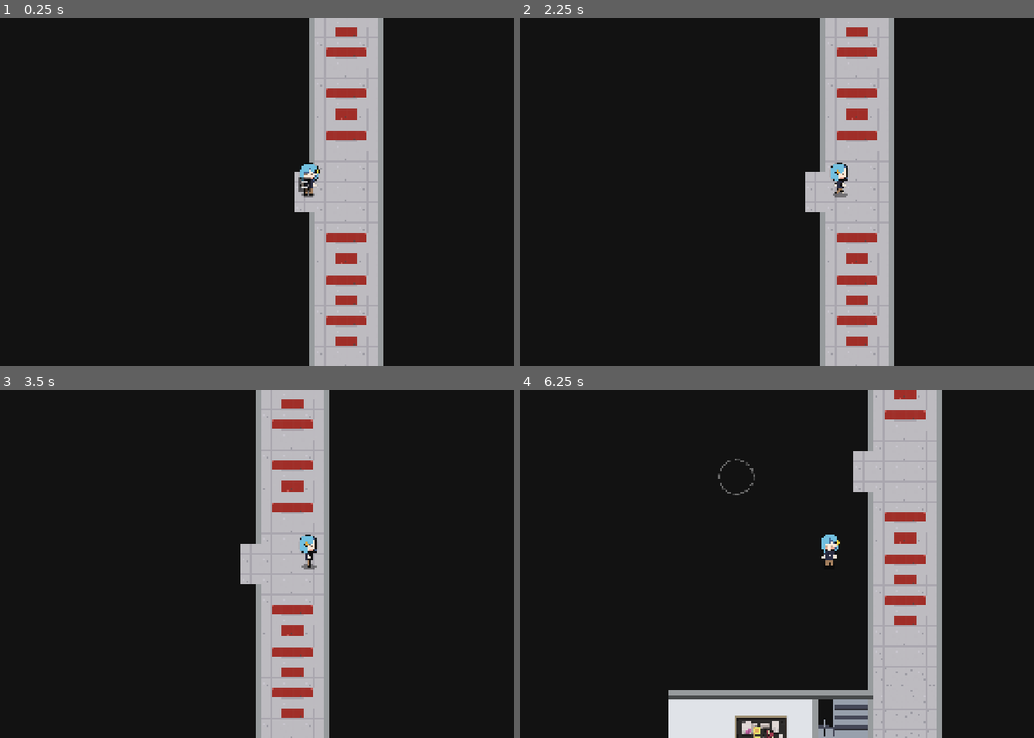
Above: before the commit, frames 1-4 (two rows, left to right).
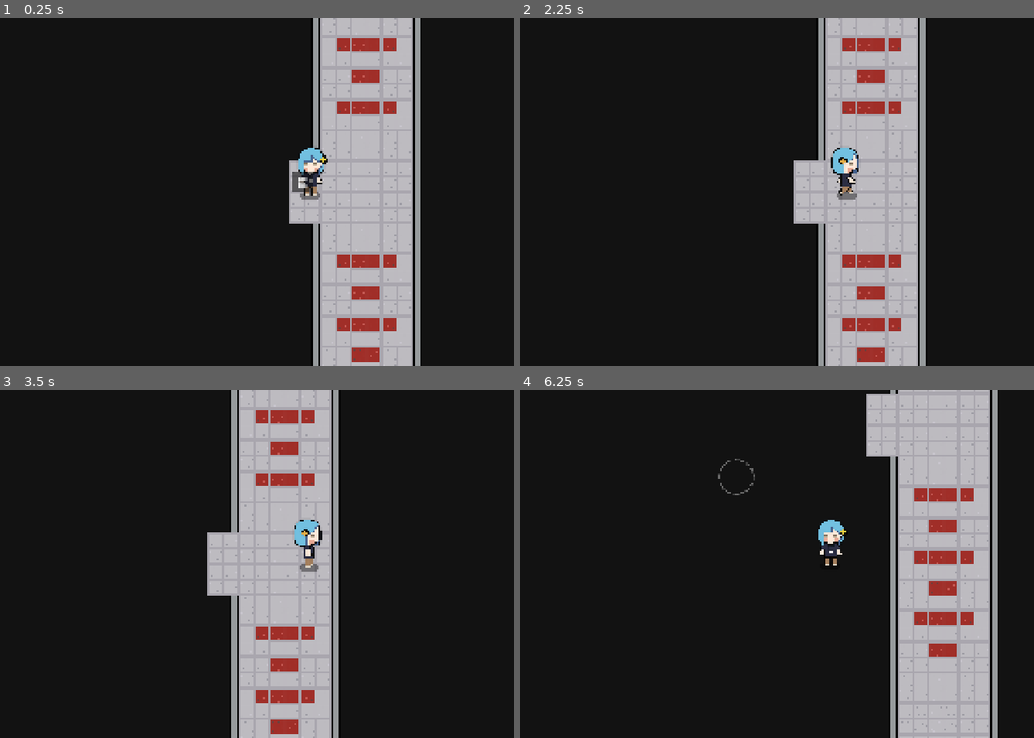
Above: after the commit, the same moments.

Repository: pnadda-boop/Game-smo
Game: Godot game, scene res://level1.tscn
The game is run twice, just before and just after one commit, with the same random seed, the same clock (stepped at 60 frames per second) and the same inputs. This scene is started directly instead of the project's main scene. Sound files missing from this copy of the repository are replaced by a short silence.
Inputs (mouse positions are in pixels of both pictures, inside the frame that each line leads up to):
- Up to frame 1 (0.25 s): no input
- Up to frame 2 (2.25 s): move the mouse to (967, 174) at 0.52 s; hold Right (right) 0.53-1.25 s; hold E (interact) 0.53-1.25 s; click (967, 174) at 0.67 s; drag from (705, 209) to (797, 261) at 1.27 s; move the mouse to (890, 115) at 2.02 s; hold Right (right) from 2.03 s (still down); hold E (interact) from 2.03 s (still down)
- Up to frame 3 (3.5 s): release Right (right) at 2.75 s; release E (interact) at 2.75 s; drag from (277, 633) to (123, 511) at 2.77 s
- Up to frame 4 (6.25 s): tap Enter at 3.5 s; move the mouse to (1013, 616) at 3.52 s; hold Left (left) 3.53-4.25 s; hold E (interact) 3.53-4.25 s; drag from (643, 511) to (843, 564) at 4.27 s; move the mouse to (859, 564) at 5.02 s; hold S (down) 5.03-5.75 s; hold E (interact) 5.03-5.75 s; click (859, 564) at 5.17 s; drag from (735, 477) to (705, 581) at 5.77 s

The runs differ from the first frame. In frame 1, 12% of the frame differs, in the area x 56-82%, y 0-100%; in frame 2, 12%; in frame 3, 12%; in frame 4, 24%, in the area x 28-93%, y 0-100%.

Commit message:
fix: หาโหนดด้วย find_child() แทน $path + spawn ปล่อยช่องว่างได้
ซีนชั้น 2 ถูกจัดกลุ่มใหม่บ่อย (ห่อ AllLevel2 -> ห่อ WorldObjects) ทุกครั้งที่ห่อเพิ่ม
path แบบ $ชื่อโหนด และ $"../ชื่อโหนด" พังเงียบ ๆ ทั้งหมด — --import จับไม่ได้
เพราะเป็นการค้นตอนรัน ไม่ใช่ตอนคอมไพล์ (พังพร้อมกัน 6 path)

stair.gd ต้องค้นจาก owner ไม่ใช่จากตัวเอง — StairMenu เป็นลูกของรากเสมอ
แต่ Stair อยู่ลึกไม่เท่ากันในแต่ละฉาก (level1/level_3 อยู่ที่ราก · level_2 อยู่ใต้
WorldObjects) · อาการตอนพัง: กด E ที่บันไดแล้วเมนูไม่ขึ้น = ขึ้นลงชั้นไม่ได้เลย

SpawManager: ช่อง player_path / spawn_root ปล่อยว่างได้แล้ว
ว่าง -> หาผู้เล่นจากกลุ่ม "player" และหา spawn point ด้วย find_child() จากรากซีน
เดิม level_2 ไม่ได้กรอกไว้แล้ว push_error 2 บรรทัดทุกครั้งที่เข้าฉาก (ตำแหน่งยังถูก
เพราะ level_base รับช่วงต่อ) — error ประจำแบบนั้นคือสิ่งที่ทำให้ error จริง
กลืนหายไปในกองข้อความ

Co-Authored-By: Claude Opus 5 <noreply@anthropic.com>

Diff:
--- a/SpawManager.gd
+++ b/SpawManager.gd
@@ -1,26 +1,70 @@
 extends Node
 
+## ย้ายผู้เล่นไปยืนที่ spawn point ตามที่ฉากก่อนหน้าฝากไว้ใน `GameState.next_spawn_point`
+##
+## ⚠️ **มีระบบ spawn สองชุดในโปรเจกต์นี้** — ตัวนี้กับ `level_base.gd`
+## ตัวไหนทำงานก่อนก็ล้าง `GameState.next_spawn_point` ทิ้ง อีกตัวจึงไม่ทำอะไรซ้ำ
+## (โหนดลูก `_ready()` ก่อนโหนดแม่ → `SpawManager` ได้คิวก่อน `level_base` เสมอ)
+## ยังไม่ได้ยุบเป็นระบบเดียวเพราะต้องแก้ซีนทั้ง 5 ฉากที่มีโหนดนี้อยู่
+##
+## 🚨 **NodePath ทั้งสองช่องปล่อยว่างได้แล้ว** (แก้ 2026-08-20)
+## `level_2.tscn` ไม่ได้กรอกไว้ → เดิม `push_error` 2 บรรทัด**ทุกครั้งที่เข้าฉาก**
+## แล้วปล่อยให้ `level_base.gd` รับช่วงต่อ · ตำแหน่งถูกต้องอยู่แล้ว แต่ error ประจำแบบนี้
+## คือสิ่งที่ทำให้ error จริงกลืนหายไปในกองข้อความ
+
+## ปล่อยว่าง = หาโหนดที่อยู่ในกลุ่ม `"player"` เอง
 @export var player_path: NodePath
+
+## ปล่อยว่าง = ค้นหา spawn point จากโหนดรากของซีน
 @export var spawn_root: NodePath
 
-func _ready():
+
+func _ready() -> void:
 	if GameState.next_spawn_point == "":
 		return
 
-	var player = get_node_or_null(player_path)
-	var root = get_node_or_null(spawn_root)
-
-	if not player:
-		push_error("ไม่พบ Player ที่ path: " + str(player_path))
-		return
-	if not root:
-		push_error("ไม่พบ spawn_root ที่ path: " + str(spawn_root))
+	var player: Node = _resolve_player()
+	if player == null:
+		push_error("SpawManager: ไม่พบผู้เล่น (player_path = `%s` และไม่มีโหนดในกลุ่ม `player`)" \
+			% str(player_path))
 		return
 
-	var spawn = root.get_node_or_null(GameState.next_spawn_point)
-	if spawn:
-		player.global_position = spawn.global_position
-	else:
-		push_error("ไม่พบ Spawn : " + GameState.next_spawn_point)
+	var spawn: Node2D = _resolve_spawn(GameState.next_spawn_point)
+	if spawn == null:
+		push_error("SpawManager: ไม่พบ spawn point ชื่อ `%s`" % GameState.next_spawn_point)
+		return
 
+	player.global_position = spawn.global_position
 	GameState.next_spawn_point = ""
+
+
+## หาผู้เล่น — ใช้ NodePath ที่กรอกไว้ก่อน ไม่มีค่อยหาจากกลุ่ม
+##
+## ⚠️ กลุ่ม `"player"` เป็นทางสำรองที่เชื่อถือได้กว่า NodePath ด้วยซ้ำ
+## เพราะไม่พังตอนจัดกลุ่มโหนดใหม่ — แต่ยังเคารพช่องที่กรอกไว้ก่อน
+## เผื่อฉากไหนมีผู้เล่นมากกว่าหนึ่งตัว (ยังไม่มี แต่ไม่ปิดทาง)
+func _resolve_player() -> Node:
+	var node: Node = get_node_or_null(player_path)
+	if node != null:
+		return node
+	return get_tree().get_first_node_in_group("player")
+
+
+## หา spawn point ตามชื่อ
+##
+## ⚠️ ค้นจาก `owner` (โหนดรากของซีน) ไม่ใช่จากตัวเอง — มาร์เกอร์อาจอยู่คนละกิ่ง
+## และ `find_child()` ไล่ลูกหลานทั้งหมด จึงรอดจากการห่อโหนดเพิ่ม
+## (`level_2.tscn` ถูกห่อไว้ใต้ `WorldObjects` มาแล้วรอบหนึ่ง — ดู DEVLOG 2026-08-20)
+func _resolve_spawn(spawn_name: String) -> Node2D:
+	var root: Node = get_node_or_null(spawn_root)
+	if root != null:
+		var direct: Node = root.get_node_or_null(NodePath(spawn_name))
+		if direct is Node2D:
+			return direct
+
+	var scene_root: Node = owner if owner != null else get_tree().current_scene
+	if scene_root == null:
+		return null
+
+	var found: Node = scene_root.find_child(spawn_name, true, false)
+	return found as Node2D
--- a/e.tscn
+++ b/e.tscn
@@ -33,6 +33,7 @@
 grow_horizontal = 2
 grow_vertical = 2
 theme_override_fonts/font = ExtResource("1_w4hyk")
+theme_override_font_sizes/font_size = 14
 text = "E"
 horizontal_alignment = 1
 vertical_alignment = 1
--- a/level1.tscn
+++ b/level1.tscn
@@ -618,7 +618,7 @@
 collision_mask = 17
 
 [node name="Camera2D" type="Camera2D" parent="SpawManager/player" unique_id=1893843576]
-zoom = Vector2(2, 2)
+zoom = Vector2(3, 3)
 limit_enabled = false
 limit_left = 0
 position_smoothing_enabled = true
--- a/p.tscn
+++ b/p.tscn
@@ -1399,6 +1399,15 @@
 [sub_resource type="RectangleShape2D" id="RectangleShape2D_wopv1"]
 size = Vector2(193, 95)
 
+[sub_resource type="RectangleShape2D" id="RectangleShape2D_m4350"]
+size = Vector2(2201, 126)
+
+[sub_resource type="RectangleShape2D" id="RectangleShape2D_eb4mi"]
+size = Vector2(139, 1198)
+
+[sub_resource type="RectangleShape2D" id="RectangleShape2D_x3gid"]
+size = Vector2(139, 1198)
+
 [node name="P" type="Node2D" unique_id=1176672544]
 y_sort_enabled = true
 script = ExtResource("1_m4350")
@@ -1500,7 +1509,7 @@
 collision_mask = 17
 
 [node name="Camera2D" type="Camera2D" parent="player" unique_id=512755028]
-zoom = Vector2(2, 2)
+zoom = Vector2(3, 3)
 limit_left = 18
 limit_top = 623
 limit_right = 1488
@@ -1516,5 +1525,19 @@
 [node name="from_under_1" type="Marker2D" parent="SpawManager/spaw" unique_id=332739824]
 position = Vector2(737, 1728)
 
+[node name="StaticBody2D" type="StaticBody2D" parent="." unique_id=690468659]
+
+[node name="CollisionShape2D" type="CollisionShape2D" parent="StaticBody2D" unique_id=945916564]
+position = Vector2(1077.5, 664)
+shape = SubResource("RectangleShape2D_m4350")
+
+[node name="CollisionShape2D2" type="CollisionShape2D" parent="StaticBody2D" unique_id=731023879]
+position = Vector2(46.5, 1200)
+shape = SubResource("RectangleShape2D_eb4mi")
+
+[node name="CollisionShape2D3" type="CollisionShape2D" parent="StaticBody2D" unique_id=1380717048]
+position = Vector2(1554, 1200)
+shape = SubResource("RectangleShape2D_x3gid")
+
 [connection signal="body_entered" from="Area2D" to="Area2D" method="_on_body_entered"]
 [connection signal="body_exited" from="Area2D" to="Area2D" method="_on_body_exited"]
--- a/stair.gd
+++ b/stair.gd
@@ -2,9 +2,26 @@
 @export var floor_name := "1floor"
 var player_inside := false
 
-@onready var stair_menu = $"../StairMenu"
+## 🚨 **หา StairMenu จากรากของซีน ไม่ใช่ `$"../StairMenu"`** (แก้ 2026-08-20)
+##
+## `StairMenu` เป็นลูกของโหนดรากเสมอ แต่ `Stair` อยู่ลึกไม่เท่ากันในแต่ละฉาก
+## · `level1` · `level_3` — `Stair` เป็นลูกของราก → `../` ชี้ถูกพอดี
+## · `level_2` — `Stair` ถูกย้ายไปอยู่ใต้ `WorldObjects` → `../` กลายเป็น `WorldObjects` ซึ่งไม่มี `StairMenu`
+##   **ผลคือกด E ที่บันไดแล้วเมนูไม่ขึ้น = ขึ้น/ลงชั้นไม่ได้เลย** (เกิดจริง เจอตอนตรวจ)
+##
+## ค้นจาก `owner` (โหนดรากของซีน) จึงรอดจากการจัดกลุ่มโหนดใหม่ ไม่ว่าจะย้าย `Stair` ไปลึกแค่ไหน
+@onready var stair_menu = _find_stair_menu()
 @onready var area: Area2D = $Area2D
 @onready var prompt_e = $PromptE   # เพิ่มบรรทัดนี้ — ต้องมี node ชื่อ PromptE อยู่ใต้ตัวนี้
+
+
+func _find_stair_menu() -> Node:
+	## `owner` = โหนดรากของซีนที่ `Stair` ถูกเซฟไว้ · เป็น null เฉพาะตอนตัวเองเป็นราก
+	var root: Node = owner if owner != null else get_tree().current_scene
+	if root == null:
+		return null
+	return root.find_child("StairMenu", true, false)
+
 
 func _ready() -> void:
 	area.body_entered.connect(_on_area_body_entered)
@@ -13,7 +30,13 @@
 		prompt_e.visible = false
 		prompt_e.set_process(false)
 
+	## เตือนตั้งแต่เปิดฉาก ไม่ใช่รอให้ผู้เล่นเดินมาถึงบันไดแล้วเงียบ
+	if stair_menu == null:
+		push_error("stair.gd: ไม่พบโหนด `StairMenu` ในซีนนี้ — กด E ที่บันไดจะไม่มีอะไรเกิดขึ้น")
+
 func _process(_delta: float) -> void:
+	if stair_menu == null:
+		return
 	if player_inside \
 	and !stair_menu.is_menu_open \
 	and Input.is_action_just_pressed("interact"):
--- a/stair_menu.gd
+++ b/stair_menu.gd
@@ -12,17 +12,31 @@
 # กำหนดว่าแต่ละชั้น เมื่อกด select index ไหน จะไป scene ไหน
 # select 0 = ตัวเลือกบน (ลูกศรเริ่มต้น), select 1 = ตัวเลือกล่าง
 # ต้องแก้ path ให้ตรงกับไฟล์ scene จริงในโปรเจกต์
+
+## ชั้น 2 ชี้ `AllLevel2` ไม่ใช่ `level_2.tscn` โดยตรง
+##
+## `AllLevel2` เป็นซีนห่อที่มี `Level2` เป็นลูก — เอาไว้เอาของที่เพิ่มทีหลัง
+## (เควสต์กล่อง `level_2_1.tscn` · NPC) มาต่อเป็นพี่น้องกัน โดยไม่ต้องแก้ในซีนแมพ
+## ที่ยาวสองพันกว่าบรรทัด · `spawn` ยังใช้ชื่อเดิมได้ เพราะ `level_base.gd`
+## หา spawn point ด้วย `find_child()` ในกิ่งของ `Level2` เอง ซ้อนอีกชั้นไม่กระทบ
+##
+## 🚨 **ย้าย/เปลี่ยนชื่อไฟล์นี้เมื่อไหร่ ต้องกลับมาแก้บรรทัดล่างนี้ด้วยมือ**
+## Godot อัปเดตให้เฉพาะการอ้างอิงในซีนกับ `@export` เท่านั้น **string ใน `.gd` มันไม่ตามให้**
+## (กับดักเดิมที่เคยเจอตอนเปลี่ยนชื่อ `canvas_layer.tscn` → `DialogueBox.tscn`)
+## แยกเป็น const เพราะมี 2 ที่ที่ชี้ชั้น 2 — แก้ที่เดียวไม่มีทางตกหล่นข้างใดข้างหนึ่ง
+const LEVEL_2_SCENE := "res://all_level_2.tscn"
+
 var floor_targets := {
 	"1floor": [
 		{"scene": "res://level_3.tscn", "spawn": "from_1floor_direct"},
-		{"scene": "res://level_2.tscn", "spawn": "from_1floor"}
+		{"scene": LEVEL_2_SCENE, "spawn": "from_1floor"}
 	],
 	"2floor": [
 		{"scene": "res://level_3.tscn", "spawn": "from_2floor_up"},
 		{"scene": "res://level1.tscn", "spawn": "from_2floor_down"}
 	],
 	"3floor": [
-		{"scene": "res://level_2.tscn", "spawn": "from_3floor"},
+		{"scene": LEVEL_2_SCENE, "spawn": "from_3floor"},
 		{"scene": "res://level1.tscn", "spawn": "from_3floor_direct"}
 	]
 }
